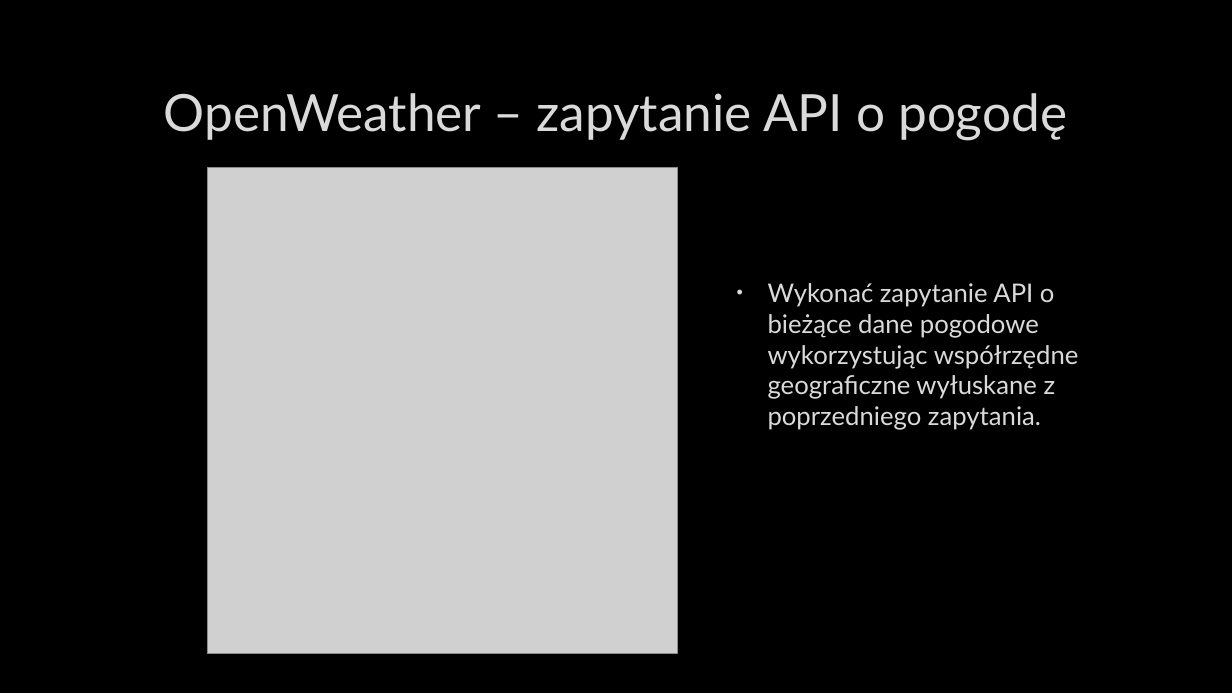
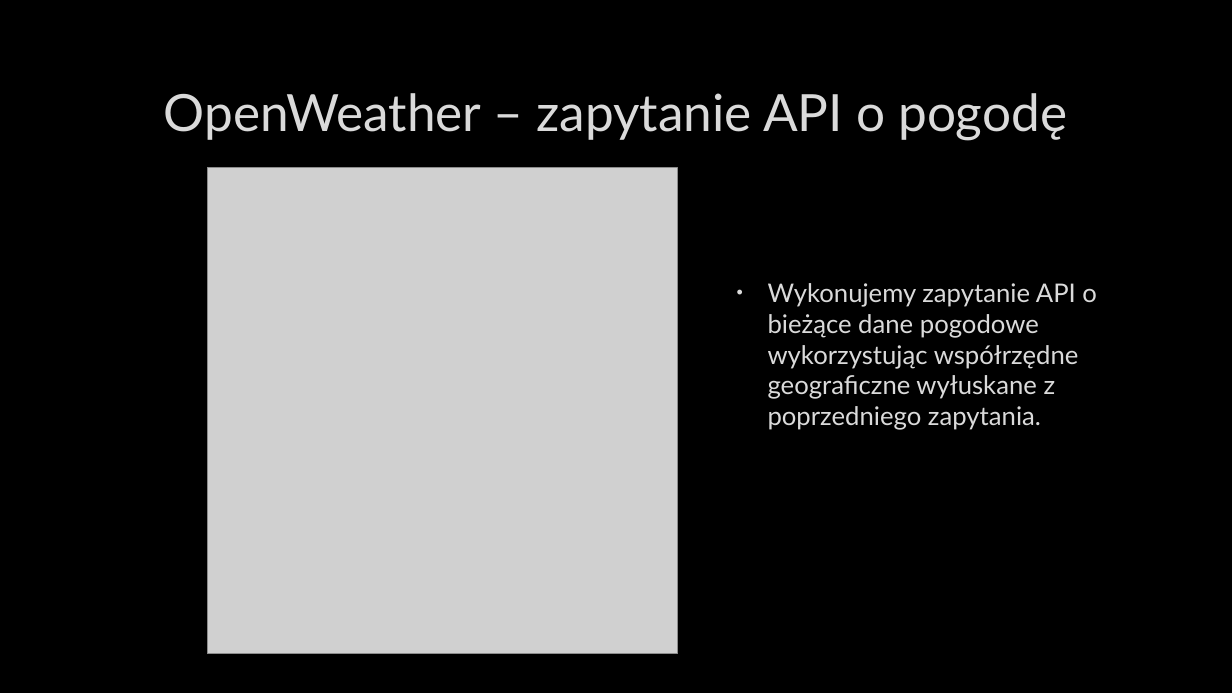
Before and after one commit to Luckownia/WeatherForecastApp, a slide deck: slide 20 of Aplikacja pogodowa na Androida.pptx. Drawn at 1232x693 pixels with LibreOffice and Linux fonts; fonts in the diff are those of the drawing; grey boxes stand for pictures; background and template pictures are left out. Boxes give left, top, right and bottom in pixels: in the first picture for what was removed or moved away, otherwise in the second. Text is boxed around its words. In the diff, an @@ line names an element or a change of style, - is before the commit and + after.

```diff
--- a/Aplikacja pogodowa na Androida.pptx
+++ b/Aplikacja pogodowa na Androida.pptx
@@ text at (x1=768, y1=283, x2=1097, y2=430): text changed @@
-• Wykonać zapytanie API o bieżące dane pogodowe wykorzystując współrzędne geograficzne wyłuskane z poprzedniego zapytania.
+• Wykonujemy zapytanie API o bieżące dane pogodowe wykorzystując współrzędne geograficzne wyłuskane z poprzedniego zapytania.
```
Also in this commit, not shown: 3 other slides changed.
